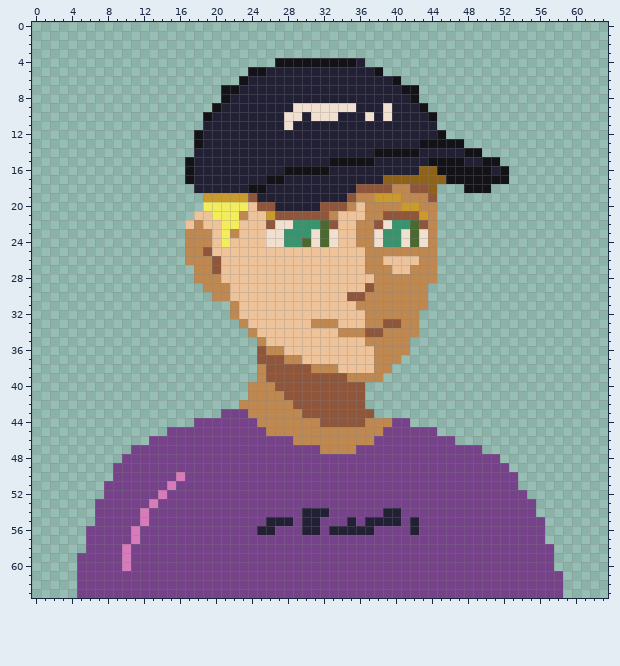
Pixel-art sprite: sprites/portraits/vicenzo-portrait.png. The picture above was drawn from the file before the commit.
The file is 64x64 pixels.
After:
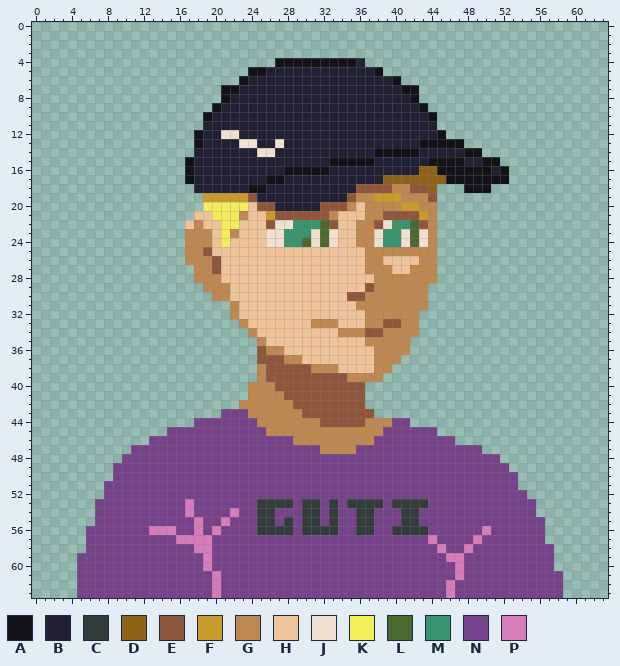
Palette (. is transparent): A #121217  B #222034  C #323c39  D #8e6319  E #8f563b  F #ca9a2c  G #bf8851  H #eec39a  J #f1e0d0  K #f3ec5b  L #4b692f  M #37946e  N #76428a  P #d77bba
Difference:
The edit turns colour J into colour B in row 9 at x 29 to 35 and 39; in row 10 at x 28 to 29, 31 to 33, 37 and 39; in row 11 at x 28.
The edit turns colour B into colour C in row 54 at x 30 to 31; in row 55 at x 26, 28, 30 to 31, 37 and 42; in row 56 at x 25 to 26, 30 to 31, 33, 36 to 37 and 42.
The edit turns colour N into colour C in row 53 at x 25 to 28, 30 to 31, 33, 35 to 38 and 40 to 43; in row 54 at x 25 to 26, 33, 36 to 37 and 41 to 42; in row 55 at x 25, 33, 36 and 41; in row 56 at x 27 to 28, 32, 40 to 41 and 43.
The edit turns colour B into colour J in row 12 at x 21 to 22; in row 13 at x 23 to 24 and 27; in row 14 at x 25 to 26.
The edit turns colour B into colour N in row 54 at x 32 and 39 to 40; in row 55 at x 27, 35 and 38 to 40; in row 56 at x 34 to 35.
The edit turns colour P into colour N in row 50 at x 16; in row 51 at x 15; in row 52 at x 14; in row 53 at x 13; in rows 54 to 55 at x 12; in rows 56 to 57 at x 11.
The edit turns colour P into colour N in rows 58 to 60 at x 10.
The edit turns colour N into colour P in row 53 at x 17; in row 54 at x 17 and 22; in row 55 at x 18 and 21; in row 56 at x 13 to 15, 18, 20 and 50; in row 57 at x 16 to 19, 44 and 49; in row 58 at x 18 to 19, 45 and 48.
The edit turns colour N into colour P in row 59 at x 19 and 46 to 47; in row 60 at x 19 and 47; in row 61 at x 20 and 47; in rows 62 to 63 at x 20 and 46.
